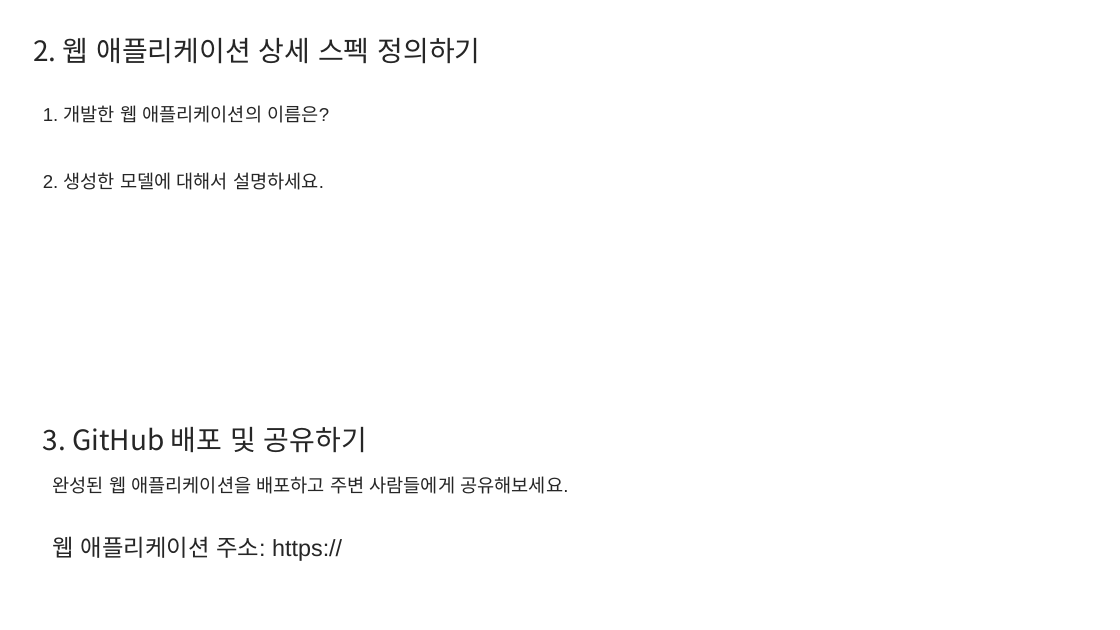
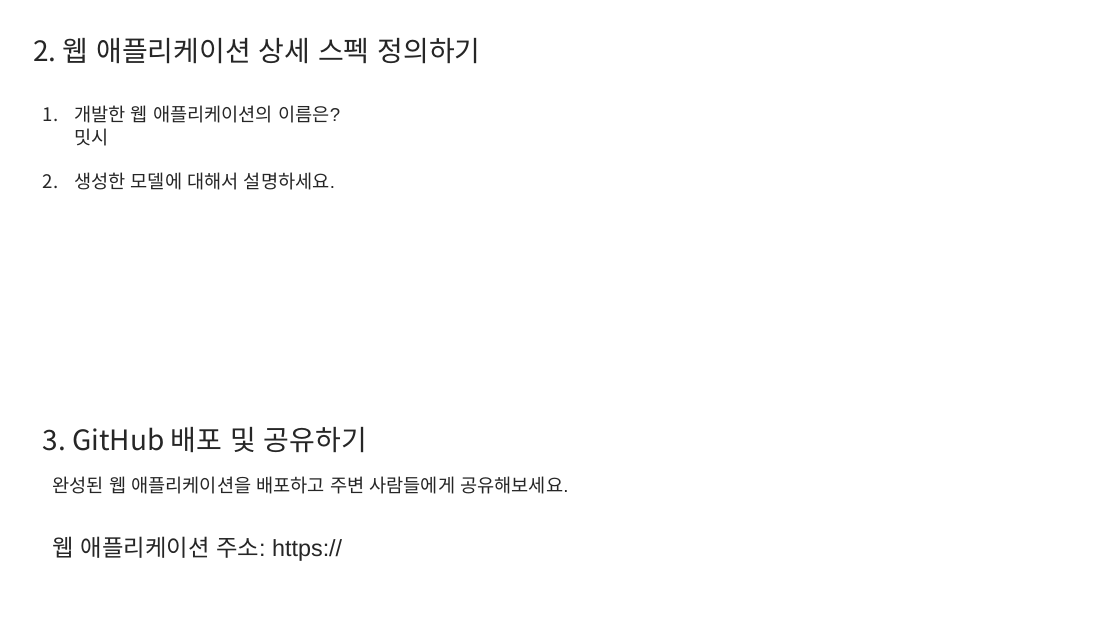
Before and after one commit to YANGGAIN/learn-teachable-machine, a slide deck: slide 3 of Report.pptx. Drawn at 1120x630 pixels with LibreOffice and Linux fonts; fonts in the diff are those of the drawing. Boxes give left, top, right and bottom in pixels: in the first picture for what was removed or moved away, otherwise in the second. Text is boxed around its words. In the diff, an @@ line names an element or a change of style, - is before the commit and + after.

```diff
--- a/Report.pptx
+++ b/Report.pptx
@@ text at [74, 105, 340, 190]: text changed @@
-1. 개발한 웹 애플리케이션의 이름은?
-2. 생성한 모델에 대해서 설명하세요.
+1. 개발한 웹 애플리케이션의 이름은?
+   밋시
+2. 생성한 모델에 대해서 설명하세요.
```
Also in this commit, not shown: 1 other slide changed, 4 other files.
